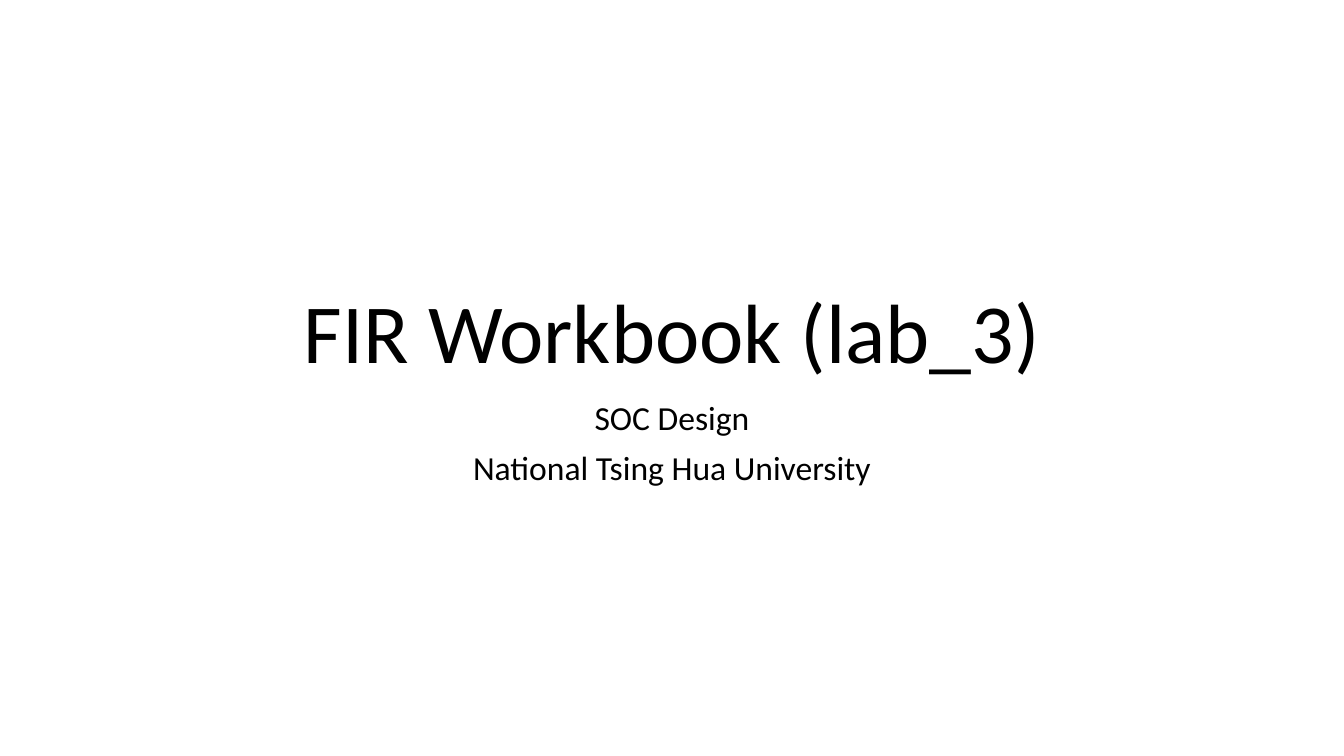
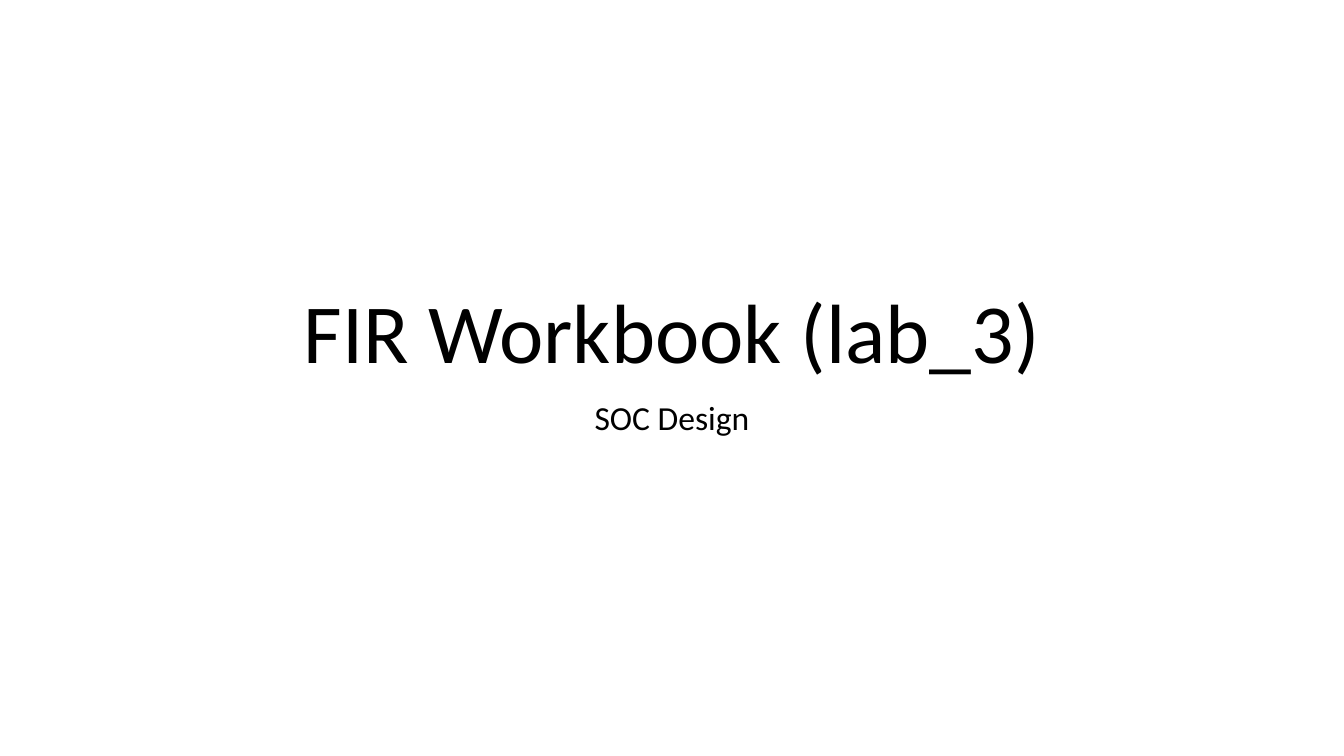
Before and after one commit to ZheChen-Bill/lab3_workbook, a slide deck: slide 1 of submission_Caravel SOC User Project (FIR).pptx. Drawn at 1344x756 pixels with LibreOffice and Linux fonts; fonts in the diff are those of the drawing. Boxes give left, top, right and bottom in pixels: in the first picture for what was removed or moved away, otherwise in the second. Text is boxed around its words. In the diff, an @@ line names an element or a change of style, - is before the commit and + after.

```diff
--- a/submission_Caravel SOC User Project (FIR).pptx
+++ b/submission_Caravel SOC User Project (FIR).pptx
@@ subtitle at (473, 456, 871, 486): paragraph removed @@
-National Tsing Hua University
```
Also in this commit, not shown: 4 other slides changed, 7 other files.
